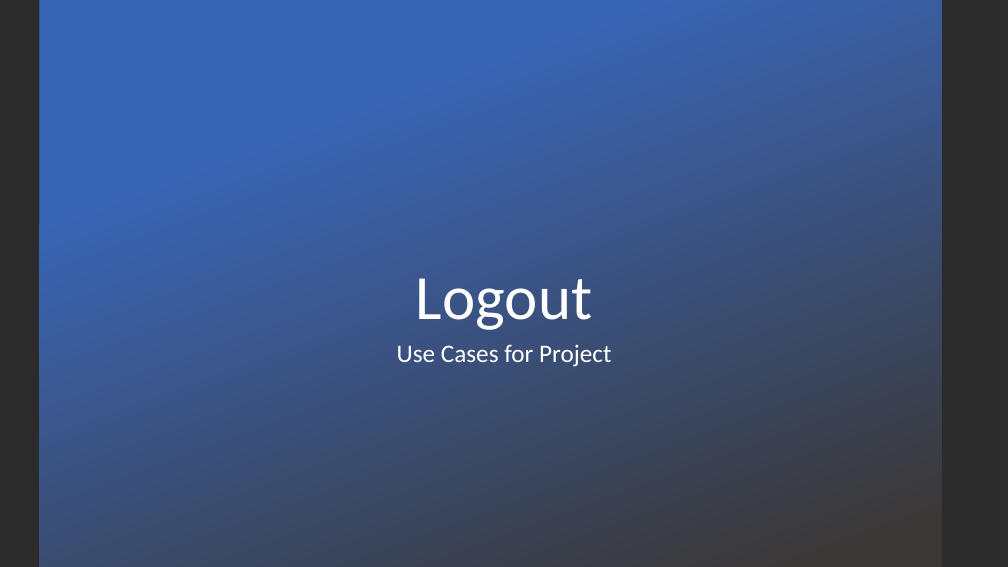
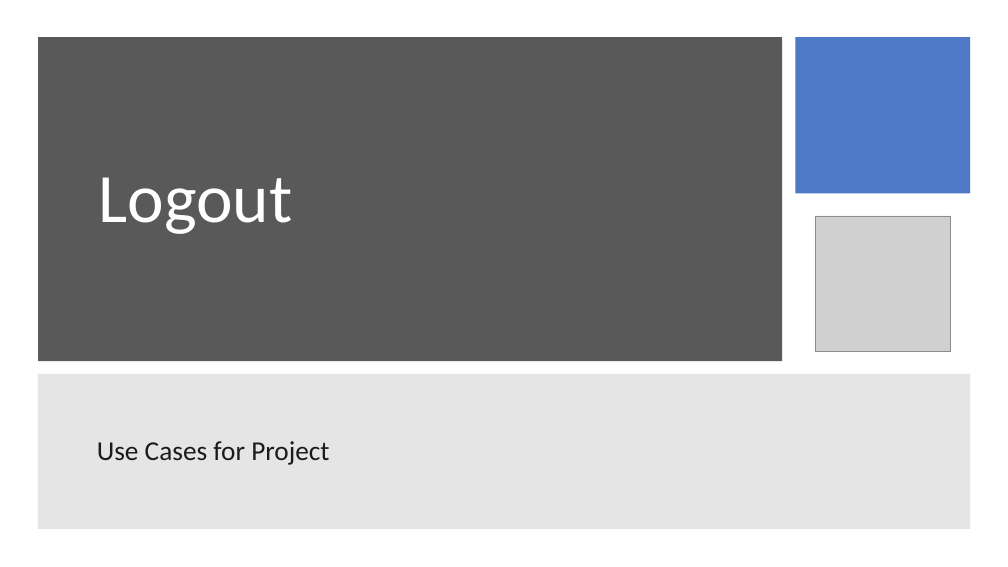
Before and after one commit to itsar19-20/gas, a slide deck: slide 1 of docs/analisi/Template use case/Template Use Case - Logout.pptx. Drawn at 1008x567 pixels with LibreOffice and Linux fonts; fonts in the diff are those of the drawing; grey boxes stand for pictures; background and template pictures are left out; a plain dark background stands for a picture behind light text. Boxes give left, top, right and bottom in pixels: in the first picture for what was removed or moved away, otherwise in the second. Text is boxed around its words. In the diff, an @@ line names an element or a change of style, - is before the commit and + after.

```diff
--- a/docs/analisi/Template use case/Template Use Case - Logout.pptx
+++ b/docs/analisi/Template use case/Template Use Case - Logout.pptx
@@ background picture (left out) to #FFFFFF @@
@@ rectangle removed at <box>39,0,941,567</box> @@
@@ rectangle added at <box>39,37,783,361</box>, fill #595959 @@
@@ rectangle added at <box>796,37,970,194</box>, fill #4472C4 at 95% opacity @@
@@ title "Logout": place and size @@
-title "Logout" at <box>416,278,592,330</box>
+title "Logout" at <box>99,177,293,234</box>
@@ title "Logout" at <box>99,177,293,234</box>: size 60 to 66 pt; alignment centre to left; vertical alignment bottom to middle @@
@@ picture added at <box>815,216,951,352</box> @@
@@ rectangle added at <box>38,374,970,529</box>, fill #7F7F7F at 20% opacity @@
@@ subtitle "Use Cases for Project": place and size @@
-subtitle "Use Cases for Project" at <box>397,344,611,367</box>
+subtitle "Use Cases for Project" at <box>97,441,329,465</box>
@@ subtitle "Use Cases for Project" at <box>97,441,329,465</box>: size 24 to 26 pt, text colour #FFFFFF to #1B1B1B; alignment centre to left; vertical alignment top to middle @@
```
Also in this commit, not shown: 12 other files.
